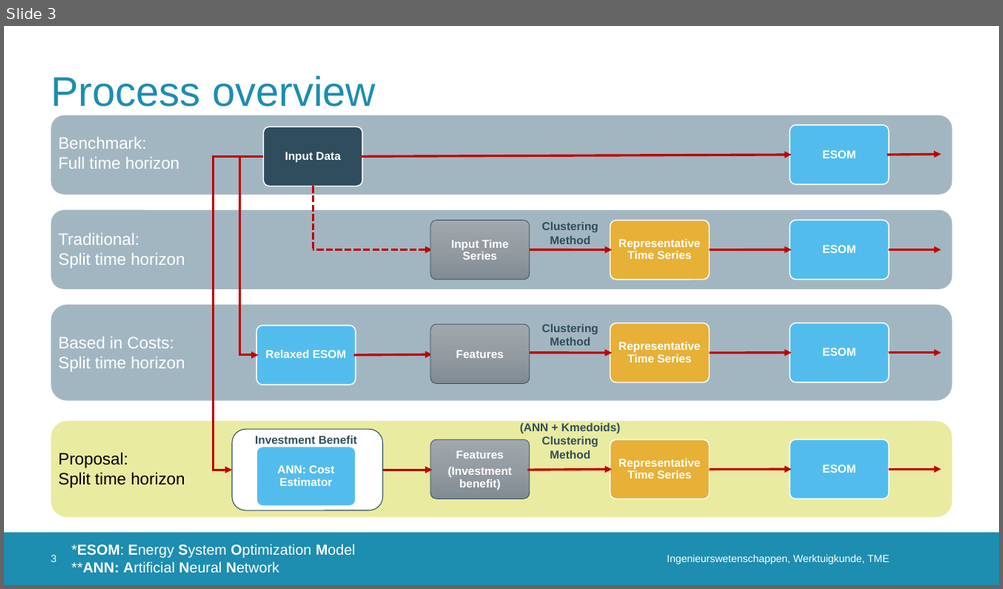
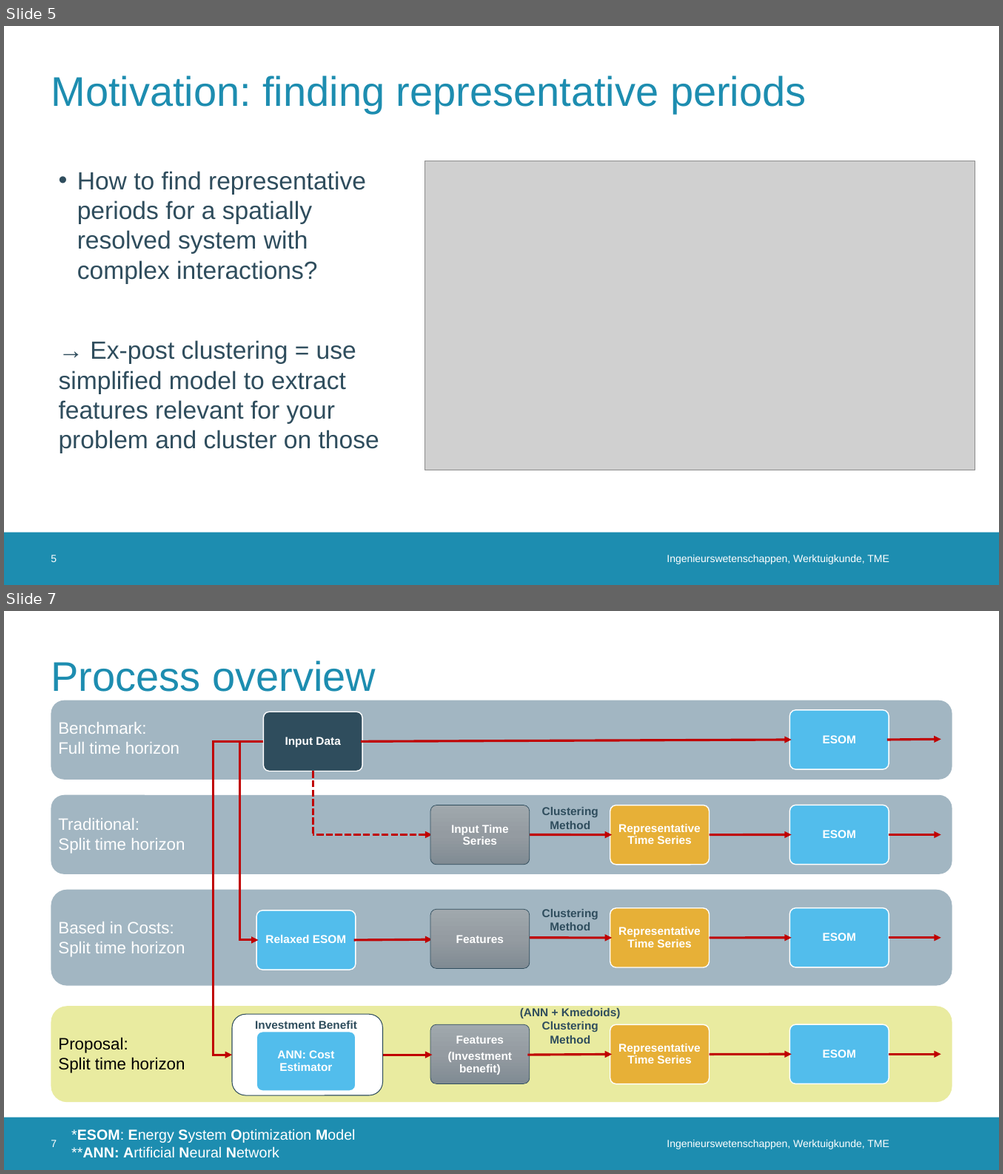
Before and after one commit to erikfilias/JointResearch, a slide deck: 02. Presentations/PresentationGroup.pptx. Shown one above the other, each under a label of ours: slide 3 before the commit, slides 5 and 7 after it; the slides between them are not shown. The pictures are 1003x589 and 1003x1174 pixels, drawn with LibreOffice and Linux fonts; fonts in the diff are those of the drawing; grey boxes stand for pictures; background and template pictures are left out. Boxes give left, top, right and bottom in pixels: in the first picture for what was removed or moved away, otherwise in the second. Text is boxed around its words. In the diff, an @@ line names an element or a change of style, - is before the commit and + after.

```diff
--- a/02. Presentations/PresentationGroup.pptx
+++ b/02. Presentations/PresentationGroup.pptx
@@ slide 5 added at bbox=[4, 26, 999, 585], background #FFFFFF; not listed: 1 template element that a slide beside it also shows @@
@@ title added at bbox=[51, 76, 806, 113], 40 pt, text #1D8DB0 @@
+Motivation: finding representative periods
@@ text added at bbox=[59, 171, 379, 454], 24 pt, text #2F4D5D @@
+• How to find representative periods for a spatially resolved system with complex interactions?
+→ Ex-post clustering = use simplified model to extract features relevant for your problem and cluster on those
@@ picture added at bbox=[425, 161, 975, 471] @@
@@ page number added at bbox=[51, 555, 57, 562], 10 pt, text #FFFFFF @@
+5
@@ text added at bbox=[666, 555, 889, 565], 10 pt, text #FFFFFF @@
+Ingenieurswetenschappen, Werktuigkunde, TME
@@ what was slide 3 is now slide 7 @@
@@ page number at bbox=[51, 1140, 57, 1147]: text changed @@
-3
+7
```
Also in this commit, not shown: 3 slides changed, 3 other slides added.
